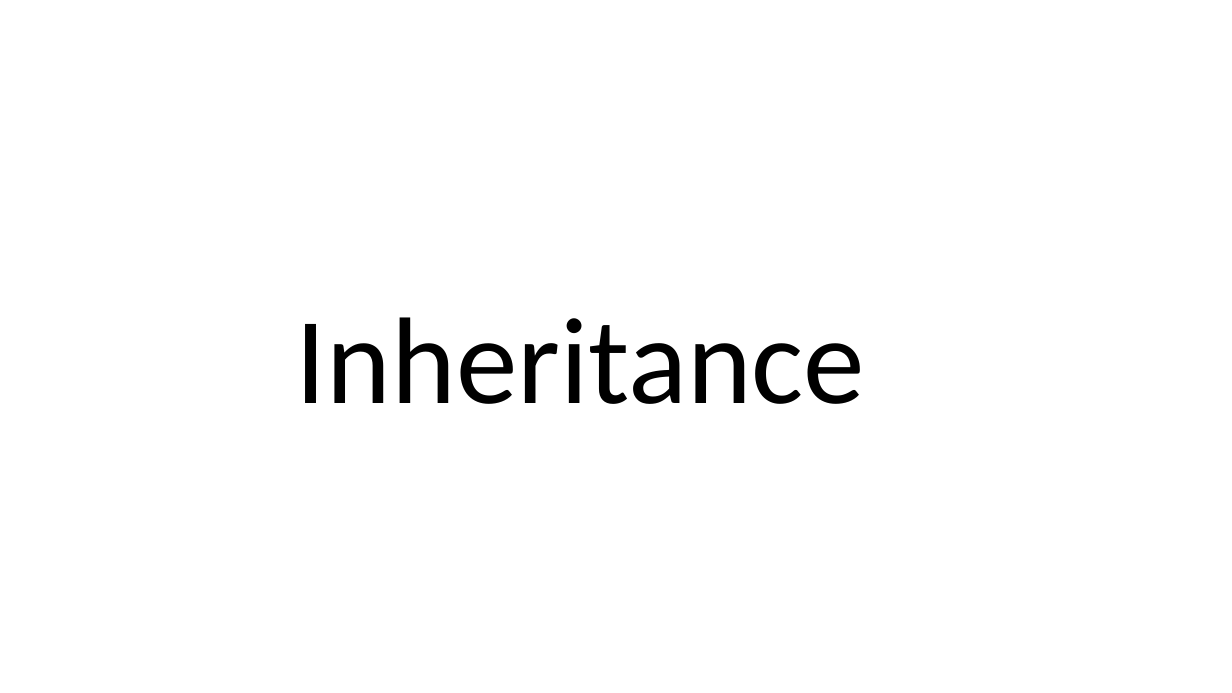
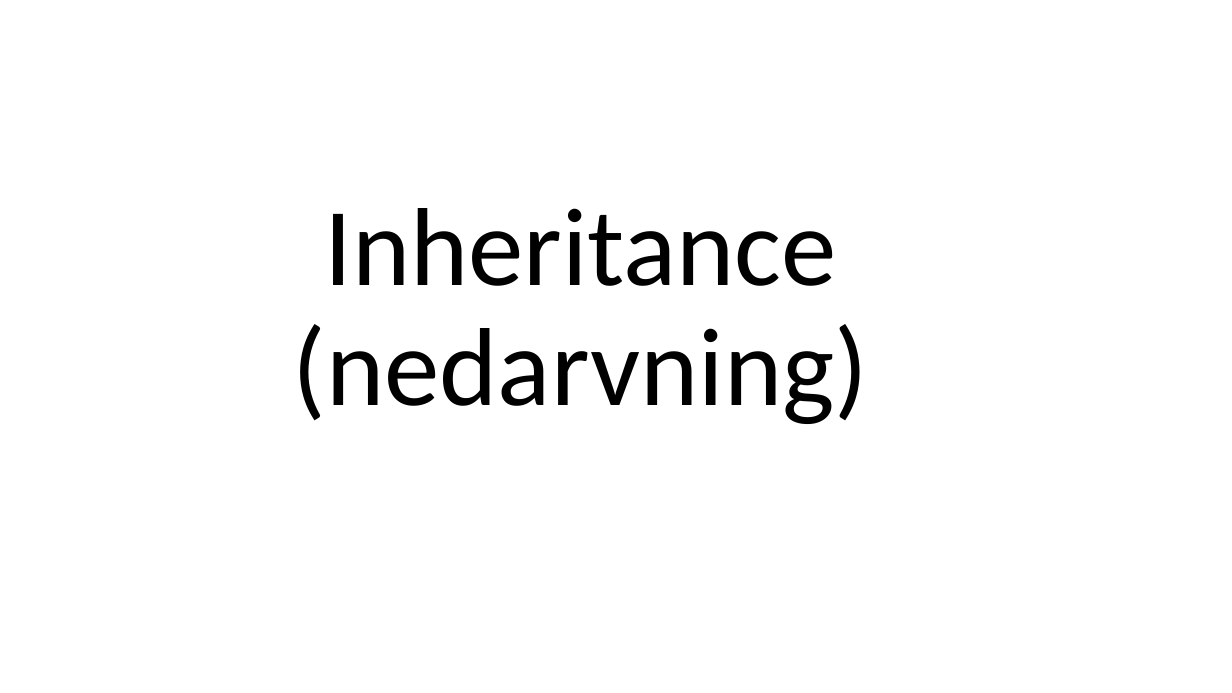
Before and after one commit to perl-easj/Teaching-materials, a slide deck: slide 1 of CSharpProgramming/Presentations/Inheritance.pptx. Drawn at 1232x693 pixels with LibreOffice and Linux fonts; fonts in the diff are those of the drawing. Boxes give left, top, right and bottom in pixels: in the first picture for what was removed or moved away, otherwise in the second. Text is boxed around its words. In the diff, an @@ line names an element or a change of style, - is before the commit and + after.

```diff
--- a/CSharpProgramming/Presentations/Inheritance.pptx
+++ b/CSharpProgramming/Presentations/Inheritance.pptx
@@ title at [293,208,868,424]: text changed; size 96 to 86.4 pt @@
-Inheritance
+Inheritance
+(nedarvning)
```
Also in this commit, not shown: 5 slides added, 2 other files.
